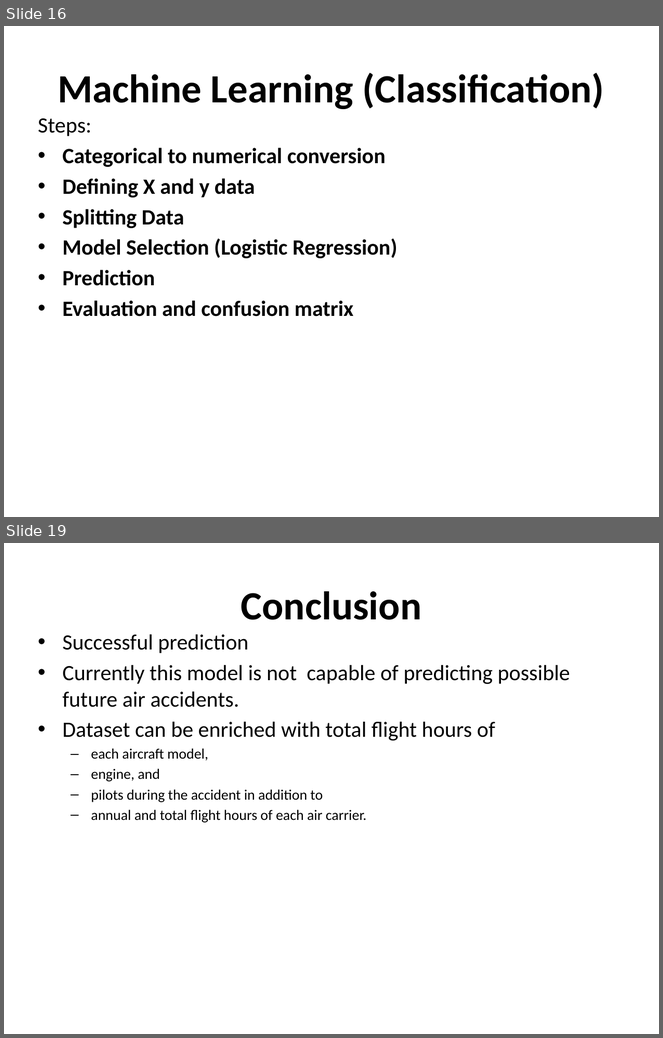
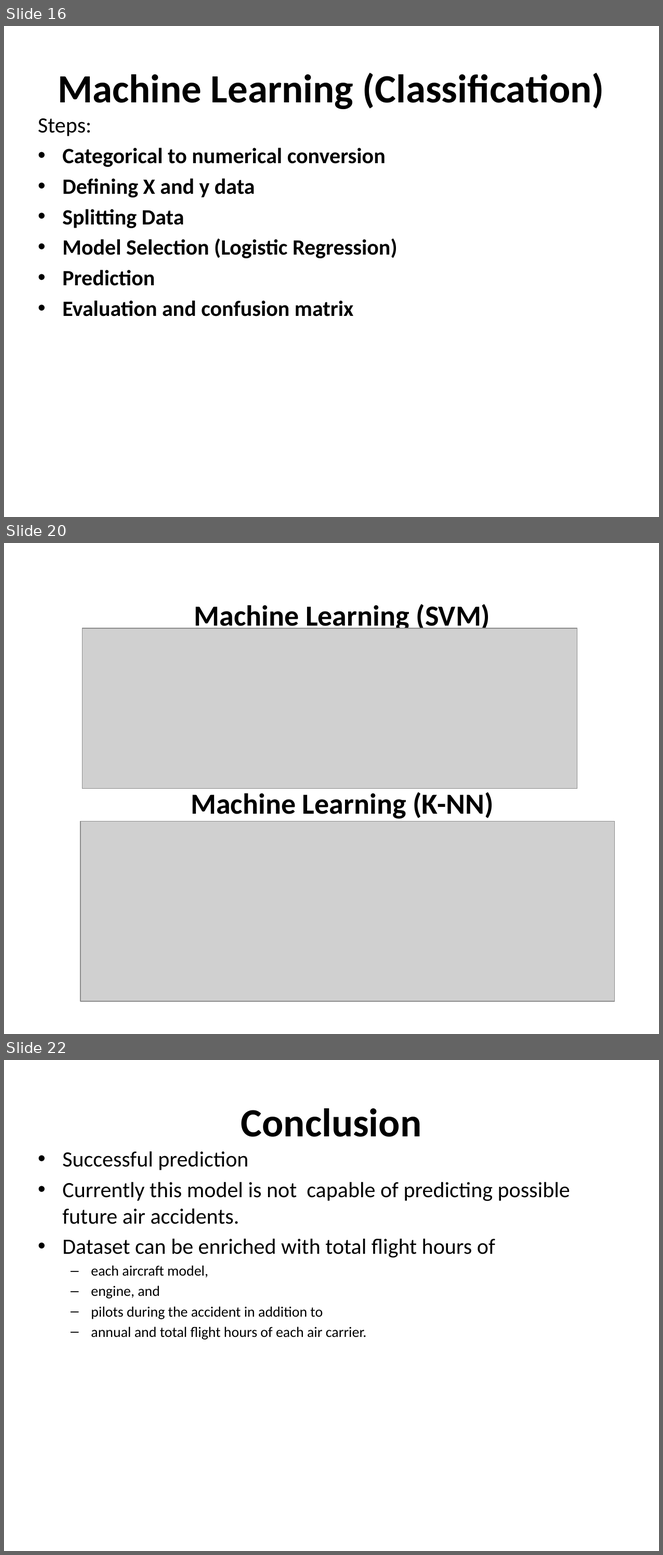
Before and after one commit to aygunduzx/Capstone_Project_1, a slide deck: CS-1.pptx. Shown one above the other, each under a label of ours: slides 16 and 19 before the commit, slides 16, 20 and 22 after it; the slides between them are not shown. The pictures are 663x1038 and 663x1555 pixels, drawn with LibreOffice and Linux fonts; fonts in the diff are those of the drawing; grey boxes stand for pictures. Boxes give left, top, right and bottom in pixels: in the first picture for what was removed or moved away, otherwise in the second. Text is boxed around its words. In the diff, an @@ line names an element or a change of style, - is before the commit and + after.

```diff
--- a/CS-1.pptx
+++ b/CS-1.pptx
@@ slide 20 added at (x1=4, y1=543, x2=659, y2=1034), background #FFFFFF @@
@@ text added at (x1=194, y1=604, x2=491, y2=633), 32 pt, text #000000, bold @@
+Machine Learning (SVM)
@@ picture added at (x1=82, y1=628, x2=577, y2=788) @@
@@ text added at (x1=191, y1=792, x2=493, y2=819), 32 pt, text #000000, bold @@
+Machine Learning (K-NN)
@@ picture added at (x1=80, y1=822, x2=616, y2=1002) @@
@@ what was slide 19 is now slide 22 @@
```
Also in this commit, not shown: 2 slides changed, 2 other slides added.
